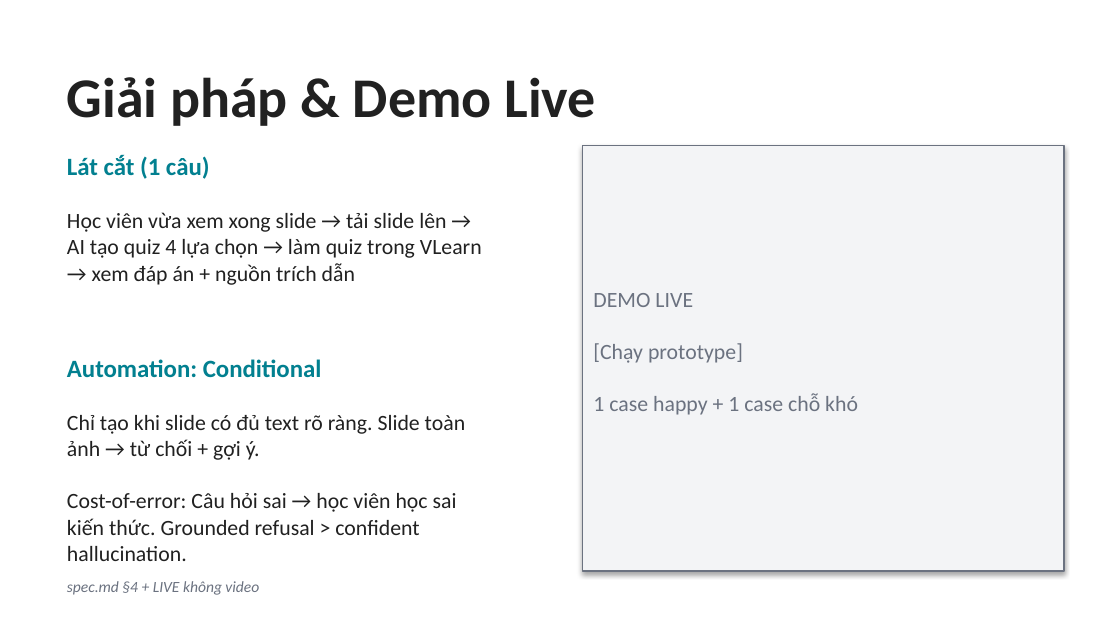
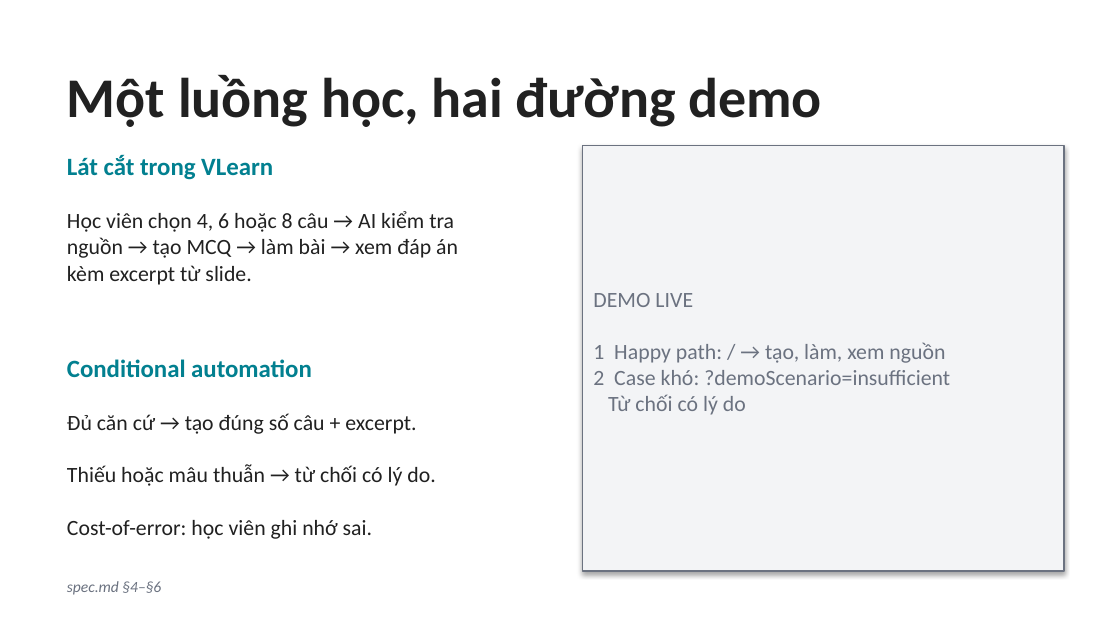
Before and after one commit to minhduc3105/K3-hackathon-Fable-E403, a slide deck: slide 3 of demo-slides.pptx. Drawn at 1120x630 pixels with LibreOffice and Linux fonts; fonts in the diff are those of the drawing. Boxes give left, top, right and bottom in pixels: in the first picture for what was removed or moved away, otherwise in the second. Text is boxed around its words. In the diff, an @@ line names an element or a change of style, - is before the commit and + after.

```diff
--- a/demo-slides.pptx
+++ b/demo-slides.pptx
@@ text at [67, 74, 822, 127]: text changed @@
-Giải pháp & Demo Live
+Một luồng học, hai đường demo
@@ text at [67, 155, 273, 180]: text changed @@
-Lát cắt (1 câu)
+Lát cắt trong VLearn
@@ text at [67, 211, 458, 285]: text changed @@
-Học viên vừa xem xong slide → tải slide lên → AI tạo quiz 4 lựa chọn → làm quiz trong VLearn → xem đáp án + nguồn trích dẫn
+Học viên chọn 4, 6 hoặc 8 câu → AI kiểm tra nguồn → tạo MCQ → làm bài → xem đáp án kèm excerpt từ slide.
@@ text at [593, 293, 950, 415]: text changed @@
-DEMO LIVE
-[Chạy prototype]
-1 case happy + 1 case chỗ khó
+DEMO LIVE
+1 Happy path: / → tạo, làm, xem nguồn
+2 Case khó: ?demoScenario=insufficient
+Từ chối có lý do
@@ text at [67, 359, 312, 378]: text changed @@
-Automation: Conditional
+Conditional automation
@@ text at [67, 413, 435, 539]: text changed @@
-Chỉ tạo khi slide có đủ text rõ ràng. Slide toàn ảnh → từ chối + gợi ý.
-Cost-of-error: Câu hỏi sai → học viên học sai kiến thức. Grounded refusal > confident hallucination.
+Đủ căn cứ → tạo đúng số câu + excerpt.
+Thiếu hoặc mâu thuẫn → từ chối có lý do.
+Cost-of-error: học viên ghi nhớ sai.
@@ text at [67, 581, 161, 595]: text changed @@
-spec.md §4 + LIVE không video
+spec.md §4–§6
```
Also in this commit, not shown: 3 other slides changed, 2 slides added, 2 slides removed, 9 other files.
